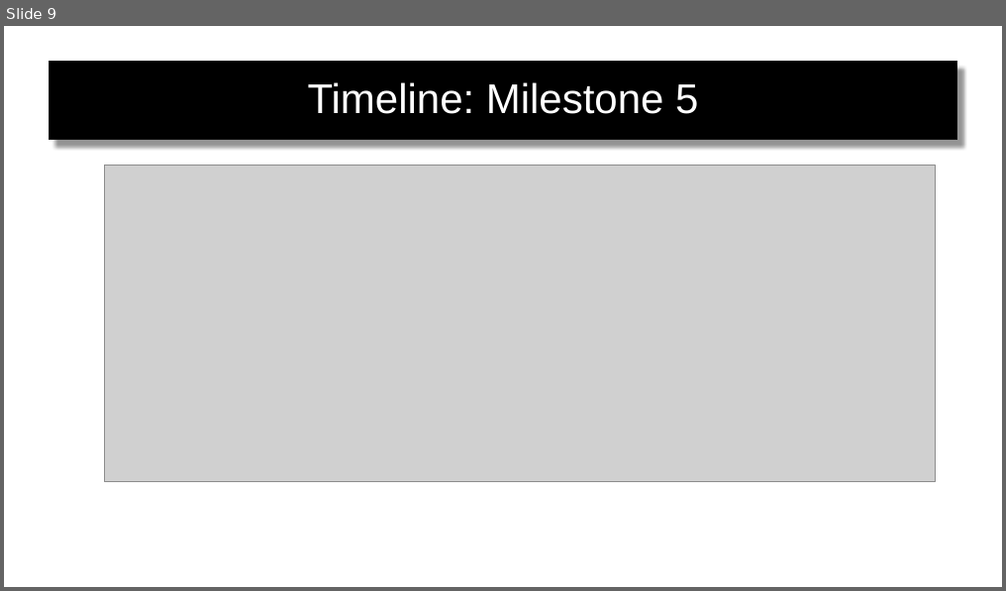
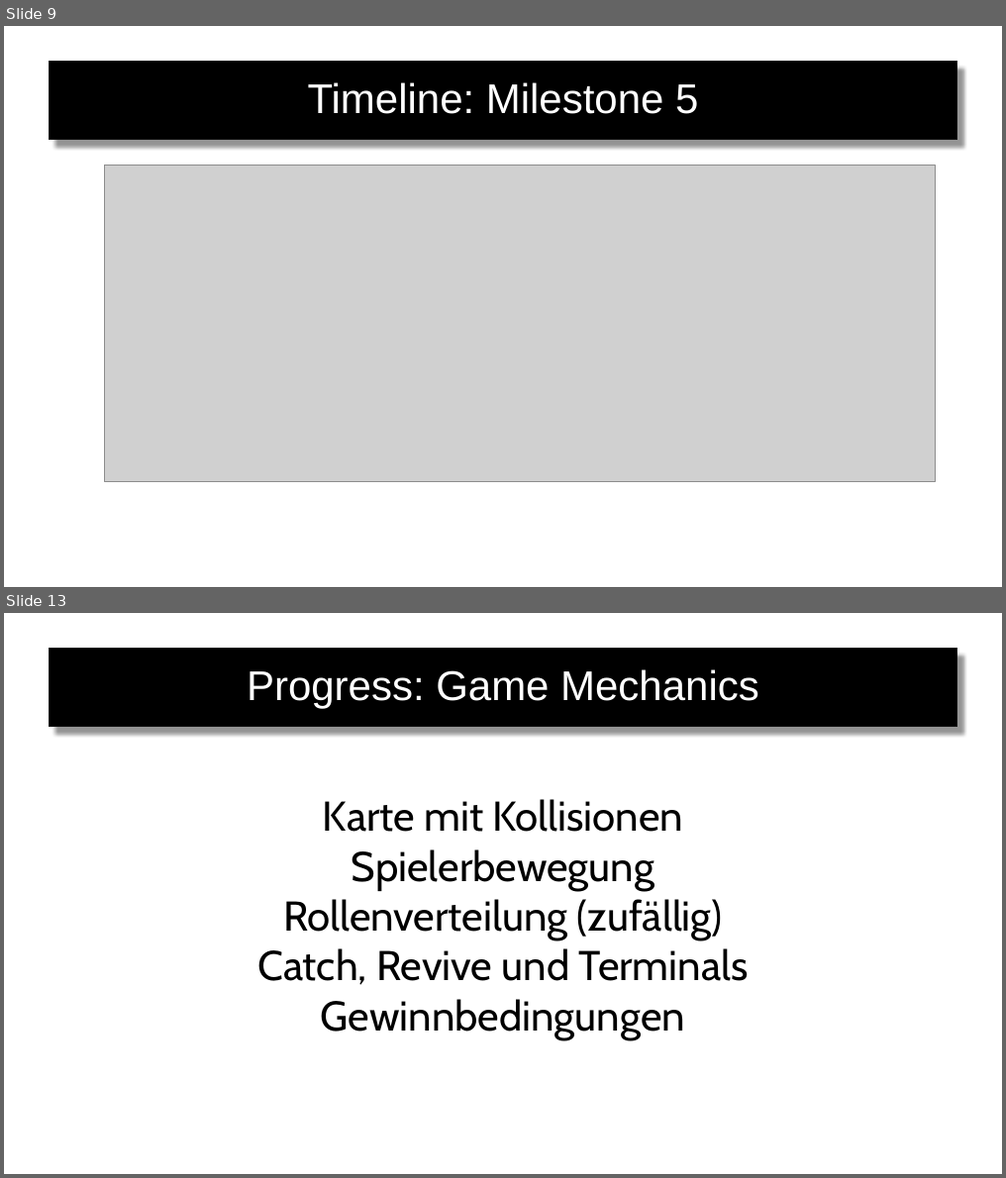
Before and after one commit to verifizieren/iGOAT, a slide deck: Presentation/Gruppe10(Präsentation2) .pptx. Shown one above the other, each under a label of ours: slide 9 before the commit, slides 9 and 13 after it; the slides between them are not shown. The pictures are 1006x591 and 1006x1178 pixels, drawn with LibreOffice and Linux fonts; fonts in the diff are those of the drawing; grey boxes stand for pictures; background and template pictures are left out. Boxes give left, top, right and bottom in pixels: in the first picture for what was removed or moved away, otherwise in the second. Text is boxed around its words. In the diff, an @@ line names an element or a change of style, - is before the commit and + after.

Commit message:
update presentation and add pdf of the presentation

```diff
--- a/Presentation/Gruppe10(Präsentation2) .pptx
+++ b/Presentation/Gruppe10(Präsentation2) .pptx
@@ slide 13 added at [4, 613, 1002, 1174], background #FFFFFF @@
@@ rectangle added at [50, 649, 957, 726], fill #000000, outline #0D0D0D 0.75 pt, 40 pt, text #FFFFFF @@
+Progress: Game Mechanics
@@ text added at [257, 799, 748, 1041], 40 pt, text #000000 @@
+Karte mit Kollisionen
+Spielerbewegung
+Rollenverteilung (zufällig)
+Catch, Revive und Terminals
+Gewinnbedingungen
```
Also in this commit, not shown: 5 other slides added, 1 other file.
